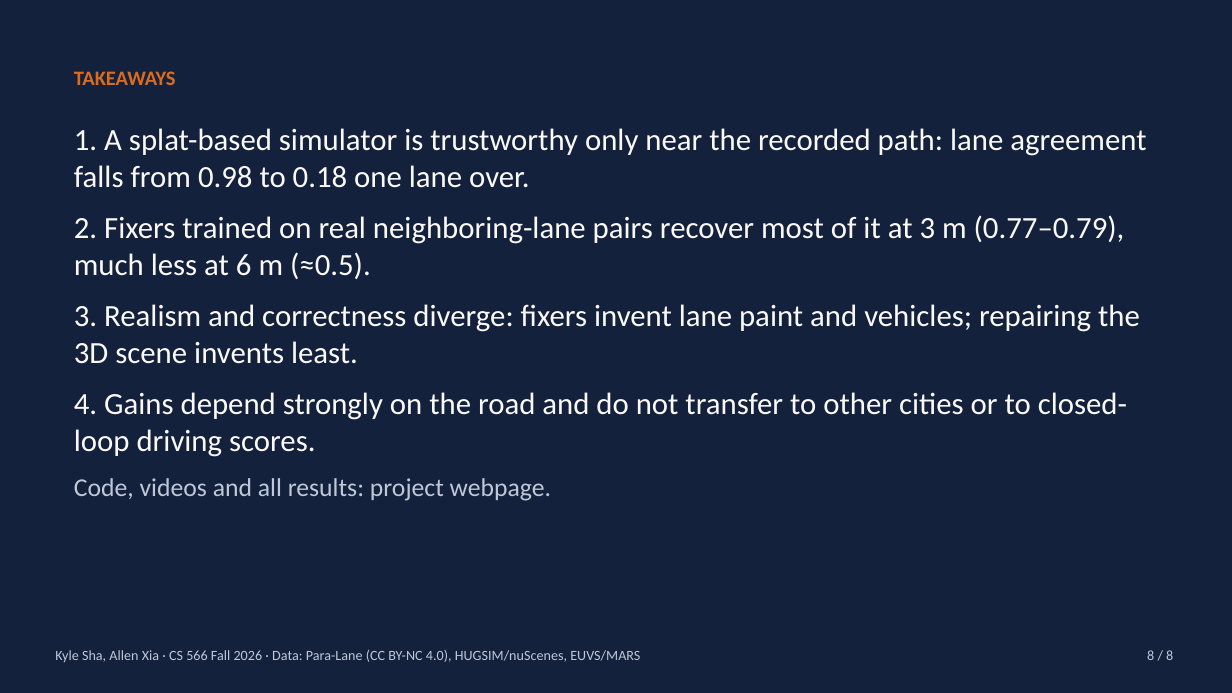
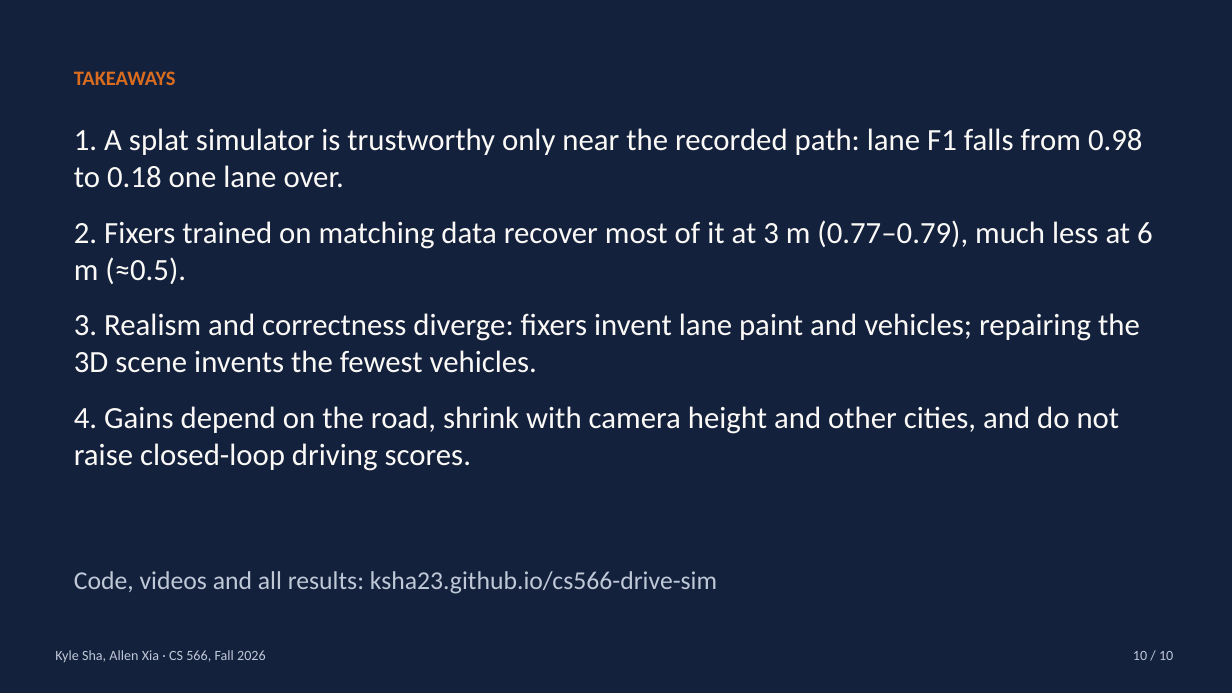
Before and after one commit to ksha23/cs566-drive-sim, a slide deck: slide 10 of docs/cs566_drive_sim_talk.pptx (slide 8 before the commit). Drawn at 1232x693 pixels with LibreOffice and Linux fonts; fonts in the diff are those of the drawing. Boxes give left, top, right and bottom in pixels: in the first picture for what was removed or moved away, otherwise in the second. Text is boxed around its words. In the diff, an @@ line names an element or a change of style, - is before the commit and + after.

```diff
--- a/docs/cs566_drive_sim_talk.pptx
+++ b/docs/cs566_drive_sim_talk.pptx
@@ text at box(74, 128, 1153, 471): text changed @@
-1. A splat-based simulator is trustworthy only near the recorded path: lane agreement falls from 0.98 to 0.18 one lane over.
-2. Fixers trained on real neighboring-lane pairs recover most of it at 3 m (0.77–0.79), much less at 6 m (≈0.5).
-3. Realism and correctness diverge: fixers invent lane paint and vehicles; repairing the 3D scene invents least.
-4. Gains depend strongly on the road and do not transfer to other cities or to closed-loop driving scores.
-Code, videos and all results: project webpage.
+1. A splat simulator is trustworthy only near the recorded path: lane F1 falls from 0.98 to 0.18 one lane over.
+2. Fixers trained on matching data recover most of it at 3 m (0.77–0.79), much less at 6 m (≈0.5).
+3. Realism and correctness diverge: fixers invent lane paint and vehicles; repairing the 3D scene invents the fewest vehicles.
+4. Gains depend on the road, shrink with camera height and other cities, and do not raise closed-loop driving scores.
@@ text added at box(74, 571, 717, 594), 20 pt, text #BFC8D6 @@
+Code, videos and all results: ksha23.github.io/cs566-drive-sim
@@ text at box(55, 650, 266, 662): text changed @@
-Kyle Sha, Allen Xia · CS 566 Fall 2026 · Data: Para-Lane (CC BY-NC 4.0), HUGSIM/nuScenes, EUVS/MARS
+Kyle Sha, Allen Xia · CS 566, Fall 2026
@@ text at box(1133, 651, 1173, 660): text changed @@
-8 / 8
+10 / 10
```
Also in this commit, not shown: 7 other slides changed, 2 slides added, 3 other files.
